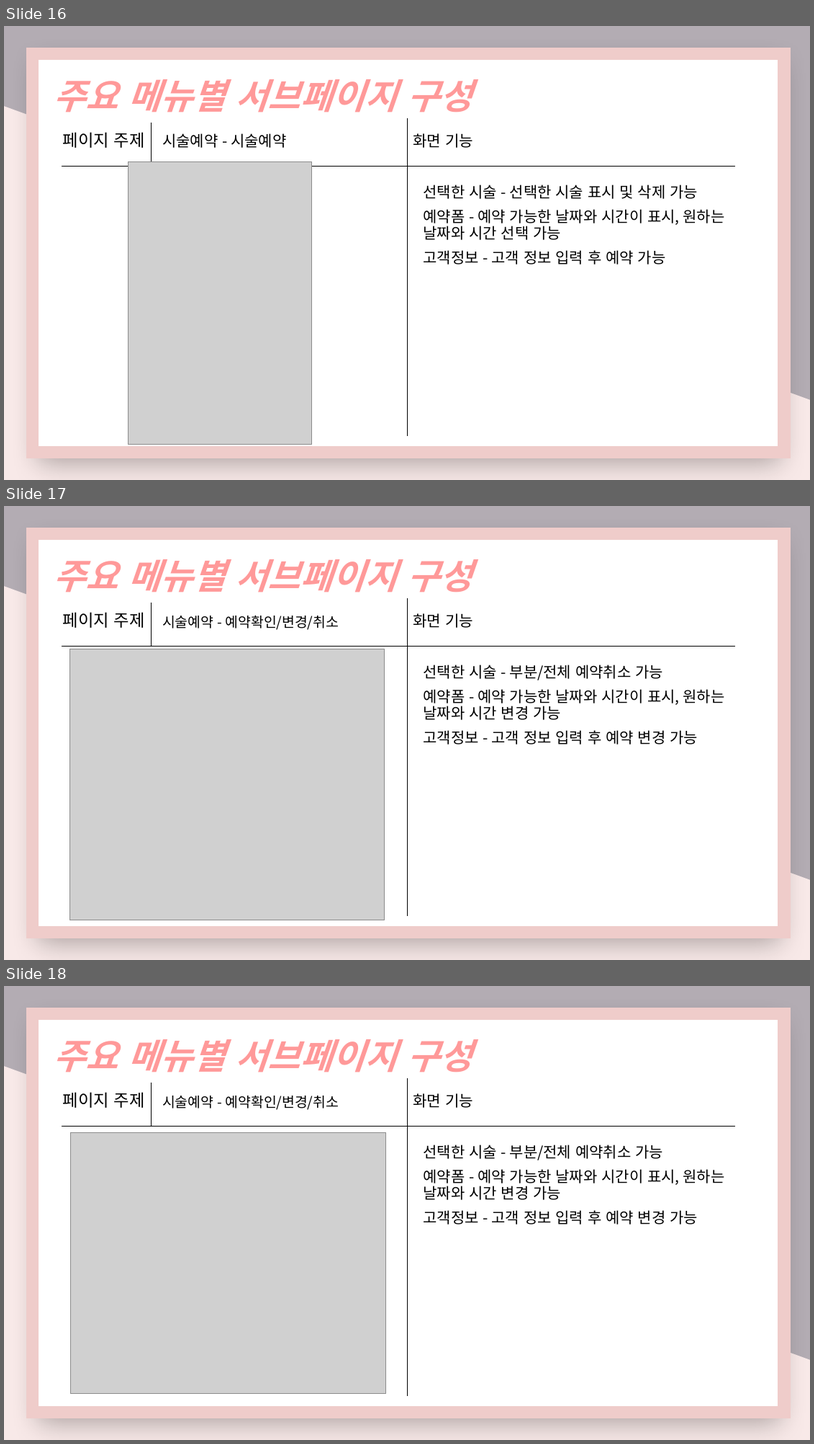
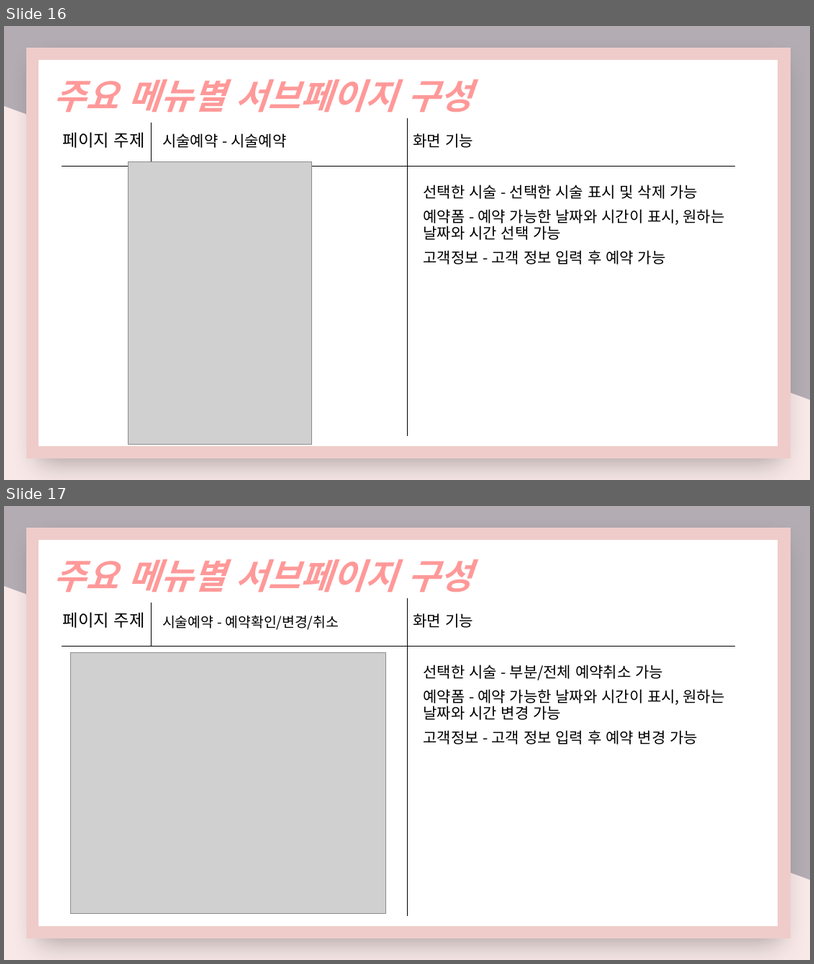
Before and after one commit to nimi2838/thecare, a slide deck: 졸작 기획서.pptx. Shown one above the other, each under a label of ours: slides 16, 17 and 18 before the commit, slides 16 and 17 after it. The pictures are 814x1444 and 814x964 pixels, drawn with LibreOffice and Linux fonts; fonts in the diff are those of the drawing; grey boxes stand for pictures. Boxes give left, top, right and bottom in pixels: in the first picture for what was removed or moved away, otherwise in the second. Text is boxed around its words. In the diff, an @@ line names an element or a change of style, - is before the commit and + after.

```diff
--- a/졸작 기획서.pptx
+++ b/졸작 기획서.pptx
@@ slide 17 removed at box(4, 506, 810, 960), background gradient #B3ACB3 to #F8E9E8 @@
@@ rectangle removed at box(32, 534, 785, 932) @@
@@ text removed at box(53, 559, 472, 592) @@
-주요 메뉴별 서브페이지 구성
@@ text removed at box(63, 612, 145, 628) @@
-페이지 주제
@@ line removed from (152, 602) to (152, 646) @@
@@ line removed from (407, 598) to (407, 916) @@
@@ text removed at box(413, 613, 473, 628) @@
-화면 기능
@@ text removed at box(162, 615, 339, 630) @@
-시술예약 - 예약확인/변경/취소
@@ line removed from (62, 646) to (736, 646) @@
@@ picture removed at box(70, 649, 384, 919) @@
@@ text removed at box(423, 664, 725, 744) @@
-선택한 시술 - 부분/전체 예약취소 가능
-예약폼 - 예약 가능한 날짜와 시간이 표시, 원하는 날짜와 시간 변경 가능
-고객정보 - 고객 정보 입력 후 예약 변경 가능
@@ what was slide 18 is now slide 17 @@
```
Also in this commit, not shown: 6 slides changed, 6 slides added, 1 other slide removed.
